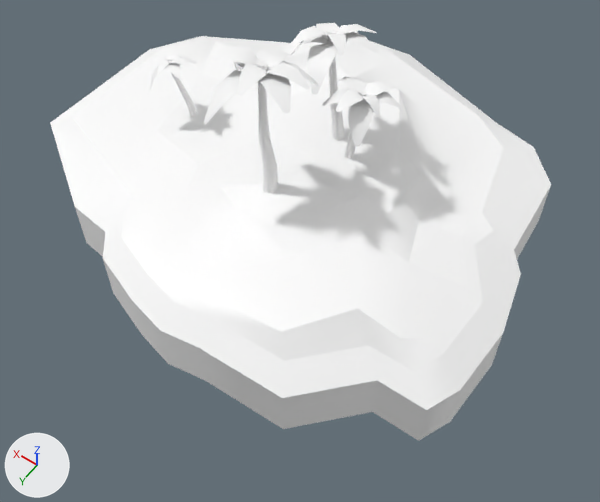
The FBX model Assets/Game/[M]odels/[M]Environment/Island_2.fbx as it was, and as the next commit left it.
Before and after are seen from a 50 mm lens placed at (-56.4, 47.7, 50.1), pointed at (-32.4, 14.1, -2.7). The lights are fixed; the arrows at lower left show +X, +Y and +Z. Where no turn or scale is listed for an object, it has been applied to the vertices.

The first picture shows 'Island_2', 'Palm_1', 'Palm_2', 'Palm_3', 'Palm_4'.
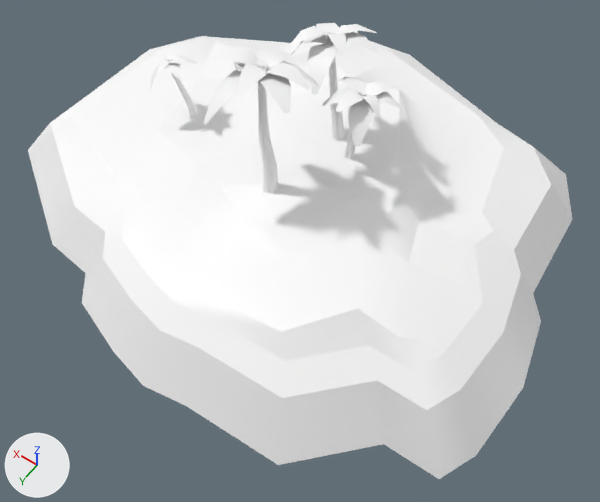
The edits, one by one:
me_mesh has 126 vertices, 122 faces and spans x -23.5..19.8, y -18.6..19.2, z -6.0..2.9.
me_mesh is used by ob_island_2; location (-25.9, 7.52, -0.51).
me_mesh part 1: all 23 vertices in x -23.5..19.8, y -18.6..19.2, z -6.0 are scaled about their middle by 1.15, then moved by (0.4, -0.3, 0.0).

Pixel boxes (x1, y1, x2, y2) of what changed, in the pictures (600 x 502 px; the box of a moved part takes in the faces that stretch with it):
'Island_2', reshaped (9% wider, 9% taller)
    before: (50, 36, 551, 441)
    after: (28, 36, 572, 479)
part 1 of me_mesh, moved or reshaped
    before: (75, 186, 551, 441)
    after: (28, 124, 572, 479)
